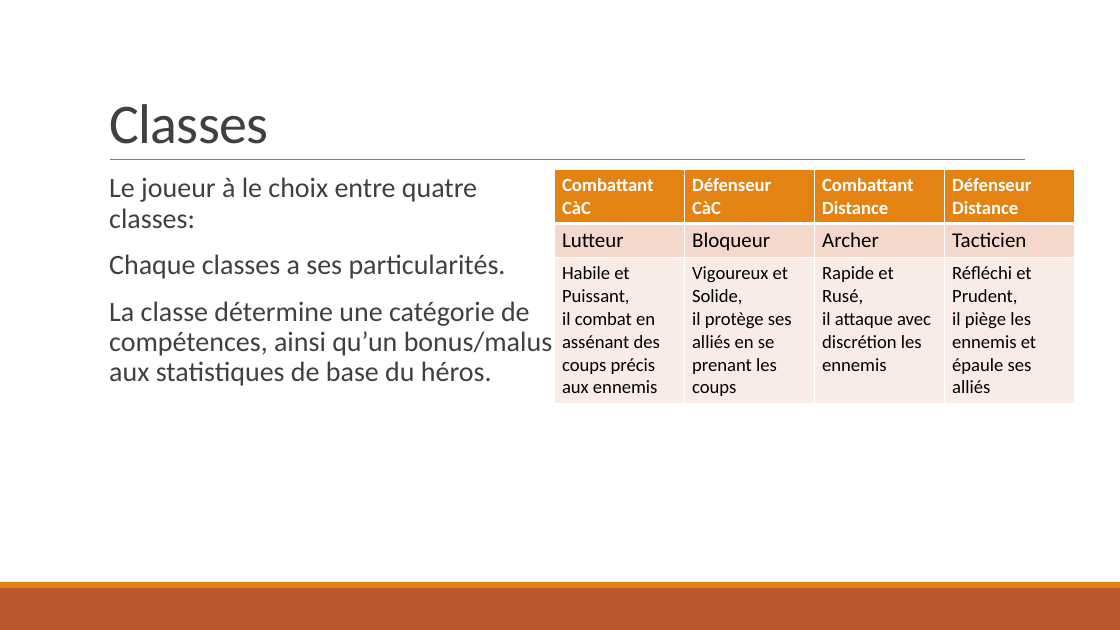
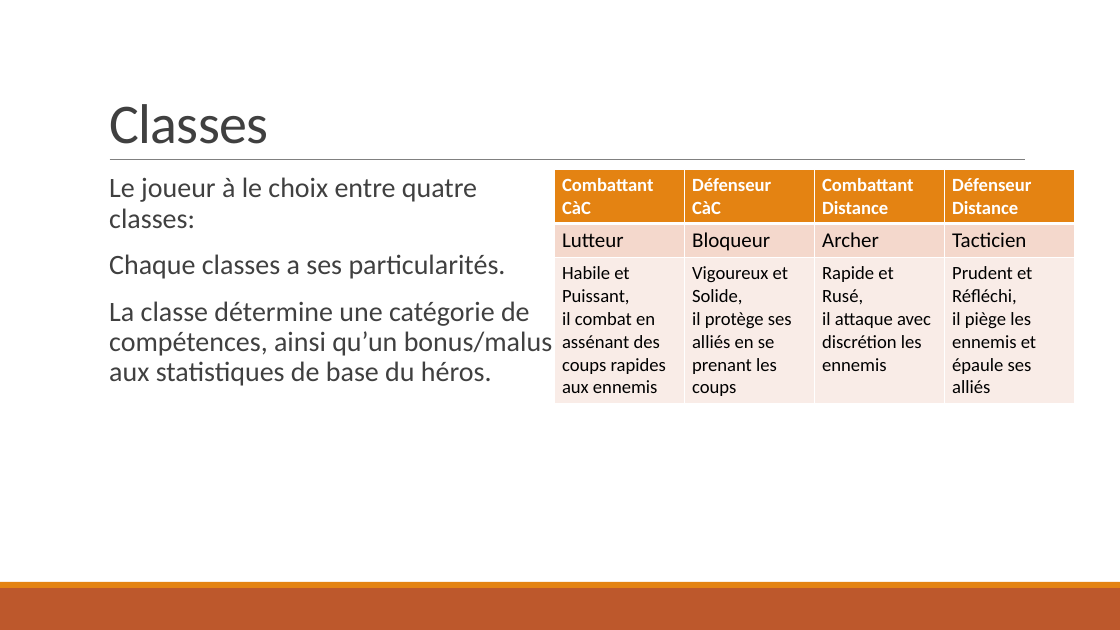
Before and after one commit to NCarrez/JdR-DeadSpells, a slide deck: slide 4 of 00 - Presentation.pptx (slide 2 before the commit). Drawn at 1120x630 pixels with LibreOffice and Linux fonts; fonts in the diff are those of the drawing. Boxes give left, top, right and bottom in pixels: in the first picture for what was removed or moved away, otherwise in the second. Text is boxed around its words. In the diff, an @@ line names an element or a change of style, - is before the commit and + after.

Commit message:
Updated "Presentation"
Updated "Presentation"

```diff
--- a/00 - Presentation.pptx
+++ b/00 - Presentation.pptx
@@ table at bbox=[555, 170, 1075, 400] @@
-row 3, column 1: Habile et Puissant, il combat en assénant des coups précis aux ennemis
+row 3, column 1: Habile et Puissant, il combat en assénant des coups rapides aux ennemis
-row 3, column 4: Réfléchi et Prudent, il piège les ennemis et épaule ses alliés
+row 3, column 4: Prudent et Réfléchi, il piège les ennemis et épaule ses alliés
```
Also in this commit, not shown: 8 other slides changed, 6 slides added, 5 slides removed.
